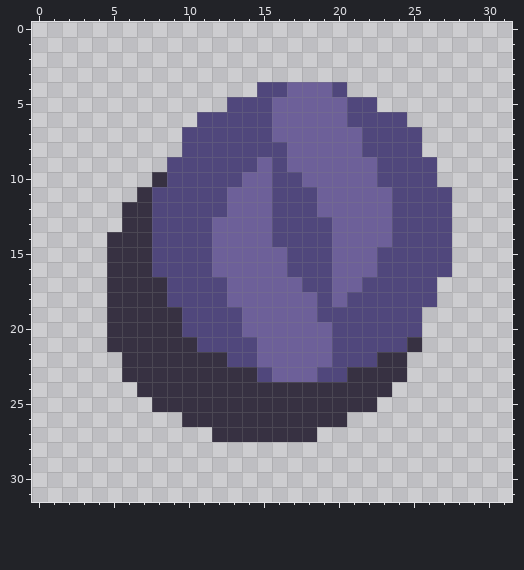
Edited in one commit: pixel-art sprite (sprites/items/spore-silicon.png). This is how it looked before the edit.
The file is 32x32 pixels.
After:
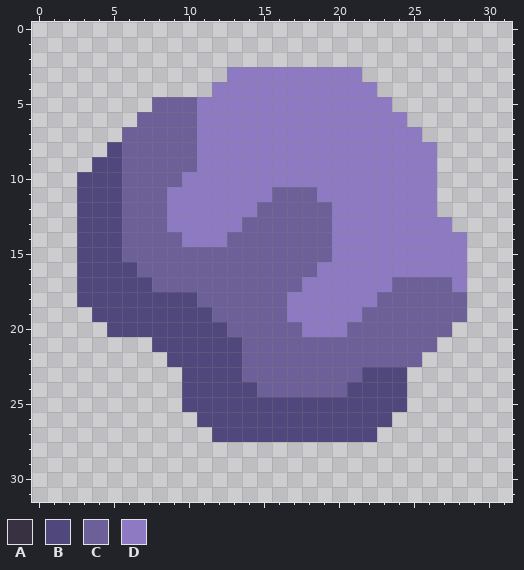
Palette (. is transparent): A #373142  B #50477c  C #6d6099  D #8d7ac2
Difference:
@@ x 0..31 @@
  2 ................................
- 3 ................................
- 4 ...............BBCCCB...........
- 5 .............BBBCCCCCBB.........
- 6 ...........BBBBBCCCCCBBBB.......
- 7 ..........BBBBBBCCCCCCBBBB......
- 8 ..........BBBBBBBCCCCCBBBB......
- 9 .........BBBBBBCBCCCCCCBBBB.....
-10 ........ABBBBBCCBBCCCCCBBBB.....
-11 .......ABBBBBCCCBBBCCCCCBBBB....
-12 ......AABBBBBCCCBBBCCCCCBBBB....
-13 ......AABBBBCCCCBBBBCCCCBBBB....
-14 .....AAABBBBCCCCBBBBCCCCBBBB....
-15 .....AAABBBBCCCCCBBBCCCBBBBB....
-16 .....AAABBBBCCCCCBBBCCCBBBBB....
-17 .....AAAABBBBCCCCCBBCCBBBBB.....
-18 .....AAAABBBBCCCCCCBCBBBBBB.....
-19 .....AAAAABBBBCCCCCBBBBBBB......
-20 .....AAAAABBBBCCCCCCBBBBBB......
-21 .....AAAAAABBBBCCCCCBBBBBA......
-22 ......AAAAAAABBCCCCCBBBAA.......
-23 ......AAAAAAAAABCCCBBAAAA.......
-24 .......AAAAAAAAAAAAAAAAA........
-25 ........AAAAAAAAAAAAAAA.........
-26 ..........AAAAAAAAAAA...........
-27 ............AAAAAAA.............
+ 3 .............DDDDDDDDD..........
+ 4 ............DDDDDDDDDDD.........
+ 5 ........CCCDDDDDDDDDDDDD........
+ 6 .......CCCCDDDDDDDDDDDDDD.......
+ 7 ......CCCCCDDDDDDDDDDDDDDD......
+ 8 .....BCCCCCDDDDDDDDDDDDDDDD.....
+ 9 ....BBCCCCCDDDDDDDDDDDDDDDD.....
+10 ...BBBCCCCDDDDDDDDDDDDDDDDD.....
+11 ...BBBCCCDDDDDDDCCCDDDDDDDD.....
+12 ...BBBCCCDDDDDDCCCCCDDDDDDD.....
+13 ...BBBCCCDDDDDCCCCCCDDDDDDDD....
+14 ...BBBCCCCDDDCCCCCCCDDDDDDDDD...
+15 ...BBBCCCCCCCCCCCCCCDDDDDDDDD...
+16 ...BBBBCCCCCCCCCCCCDDDDDDDDDD...
+17 ...BBBBBCCCCCCCCCCDDDDDDCCCCD...
+18 ...BBBBBBBBCCCCCCDDDDDDCCCCCC...
+19 ....BBBBBBBBCCCCCDDDDDCCCCCCC...
+20 .....BBBBBBBBCCCCCDDDCCCCCCC....
+21 ........BBBBBBCCCCCCCCCCCCC.....
+22 .........BBBBBCCCCCCCCCCCC......
+23 ..........BBBBCCCCCCCCBBB.......
+24 ..........BBBBBCCCCCCBBBB.......
+25 ..........BBBBBBBBBBBBBBB.......
+26 ...........BBBBBBBBBBBBB........
+27 ............BBBBBBBBBBB.........
 28 ................................
Pixel boxes of the changes (left, top, right, bottom) in both pictures:
changed: (77, 67, 467, 442)
